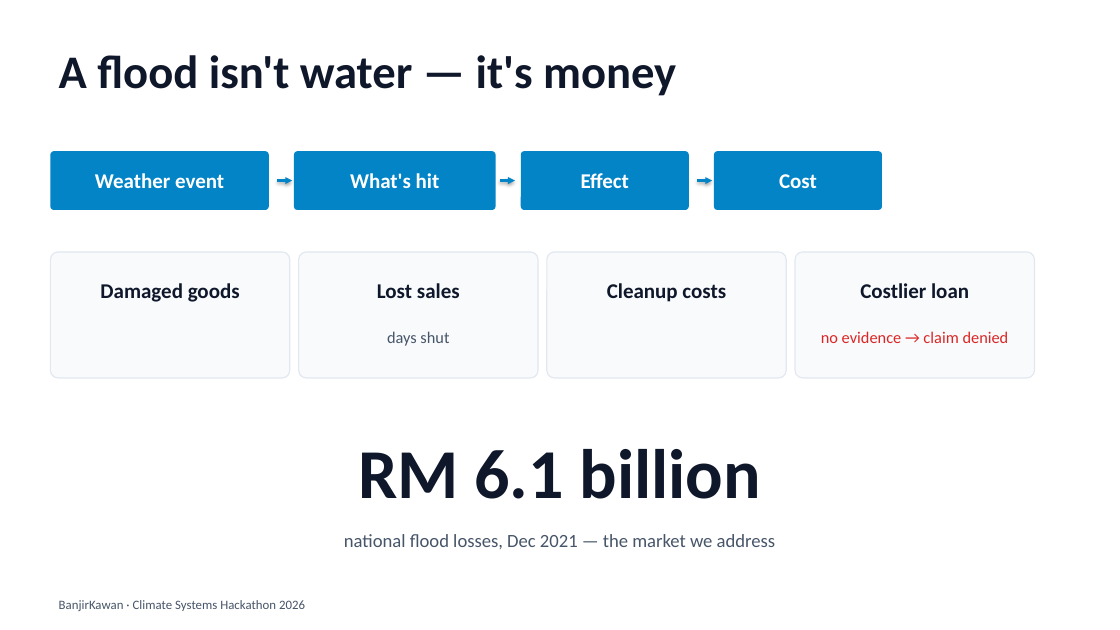
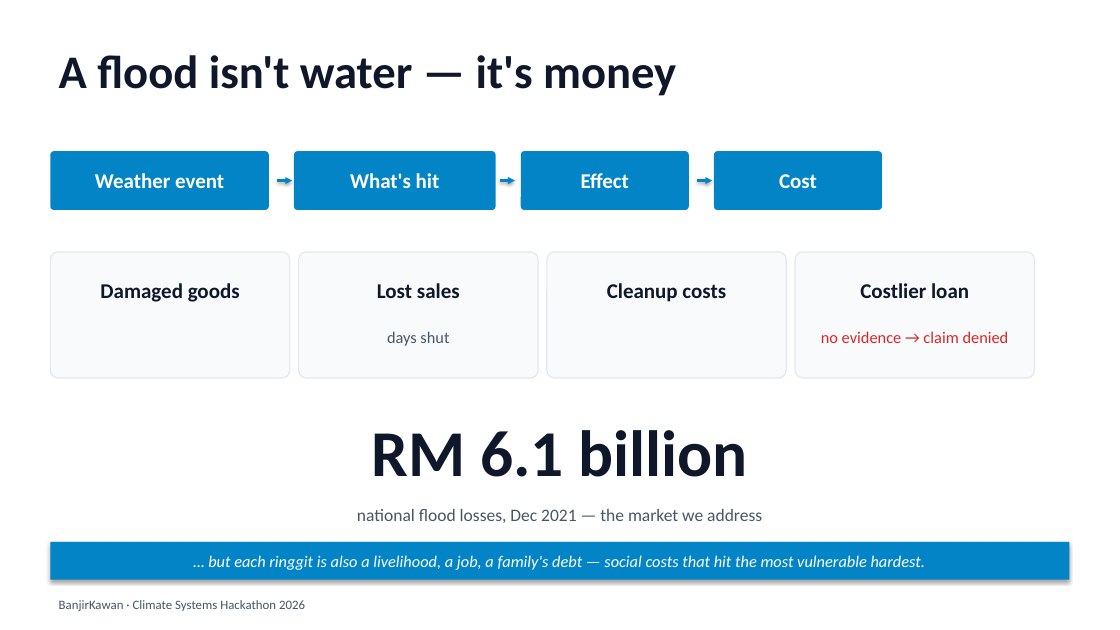
Before and after one commit to jhjh1214/BanjirKawan, a slide deck: slide 4 of docs/BanjirKawan.pptx. Drawn at 1120x630 pixels with LibreOffice and Linux fonts; fonts in the diff are those of the drawing. Boxes give left, top, right and bottom in pixels: in the first picture for what was removed or moved away, otherwise in the second. Text is boxed around its words. In the diff, an @@ line names an element or a change of style, - is before the commit and + after.

Commit message:
feat(pitch): add the social systems dimension per mentor guidance
A mentor (echoing the systems-leadership panel) flagged that judging weights the
holistic, social systems lens — social justice, externalities like displacement
and job loss, negative feedback loops, and unintended consequences — and pointed
to Stroh's "Systems Thinking for Social Change".

- slide 4: add the social-cost layer (livelihood, jobs, debt, displacement;
  hitting the most vulnerable hardest)
- systems now spans two slides: "Root cause, not symptom" names the Shifting the
  Burden archetype and reverses the vicious social loop into the virtuous one
  (the leverage point); "Designed for the whole system" covers resilience,
  fairness by design, and the unintended consequences we designed against
- pitch-script: reworked money + systems beats to match; add equity, redlining,
  and displacement answers to Q&A
- deck is now 11 slides

```diff
--- a/docs/BanjirKawan.pptx
+++ b/docs/BanjirKawan.pptx
@@ text "RM 6.1 billion" moved from (x1=358, y1=449, x2=761, y2=499) to (x1=371, y1=430, x2=747, y2=477) @@
@@ text "RM 6.1 billion" at (x1=371, y1=430, x2=747, y2=477): size 60 to 56 pt @@
@@ text "national flood losses, Dec 2021 ..." moved from (x1=344, y1=534, x2=776, y2=549) to (x1=357, y1=509, x2=762, y2=523) @@
@@ text "national flood losses, Dec 2021 ..." at (x1=357, y1=509, x2=762, y2=523): size 16 to 15 pt @@
@@ rectangle added at (x1=50, y1=542, x2=1070, y2=580), fill #0284C7, 14 pt, text #FFFFFF, italic @@
+… but each ringgit is also a livelihood, a job, a family's debt — social costs that hit the most vulnerable hardest.
```
Also in this commit, not shown: 2 slides added, 1 slide removed, 2 other files.
